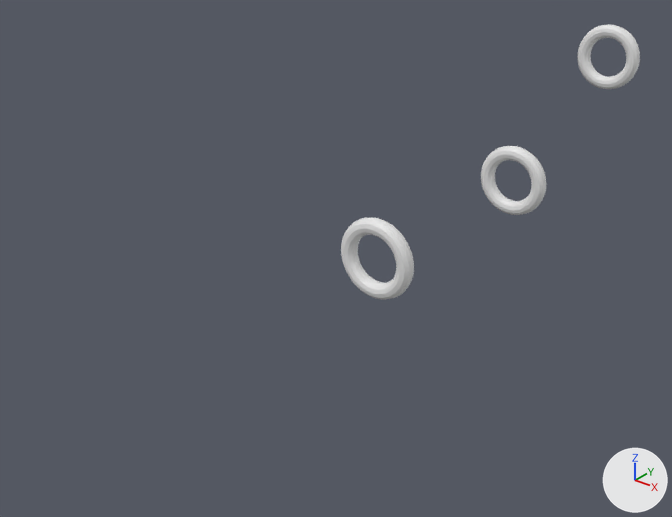
The Blender file core/blender/Levels/Beginner Levels/level1.blend: old version first, new version second.
Camera for both pictures: a 50 mm lens placed at (14.22, -9.65, 11.74), pointed at (-1.39, 9.86, -0.36). The axes (+X, +Y, +Z) are drawn at lower right. The lights are the same throughout. Mesh edges are drawn as thin lines on the coarser meshes.

In view in the first picture: 'Gate.000', 'Gate.001', 'Gate.002'.
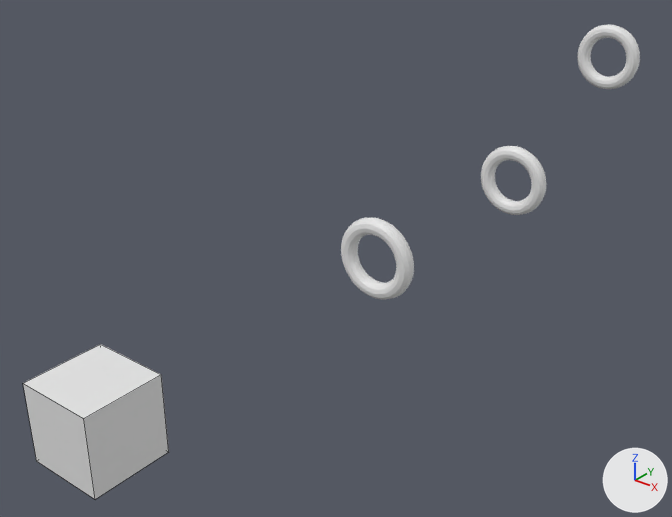
Pixel boxes [x1, y1, x2, y2] of what changed, in the pictures (672 x 517 px):
```json
{"object": "Level", "change": "added", "after": [23, 344, 169, 499]}
```

The change, as JSON lines over the scene's bpy script:
```json
{"op": "add", "block": "me_cube", "code": ["me_cube = bpy.data.meshes.new('Cube')", "me_cube.from_pydata(...)  # a box spanning x -1.0..1.0, y -1.0..1.0, z -1.0..1.0"]}
{"op": "add", "block": "ob_level", "code": ["ob_level = bpy.data.objects.new('Level', me_cube)", "ob_level.location = (0.0, 0.0, 0.0)"]}
```
